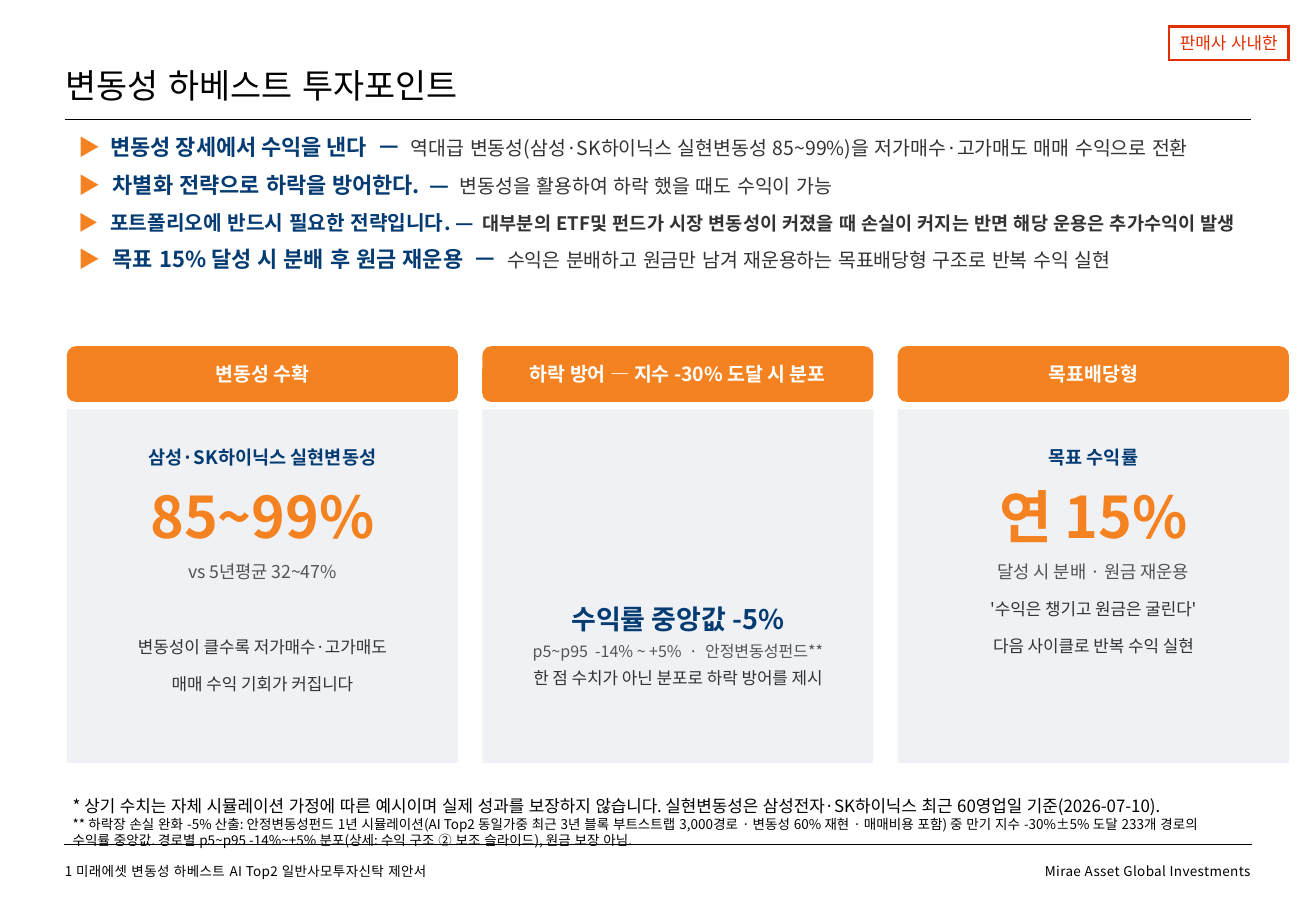
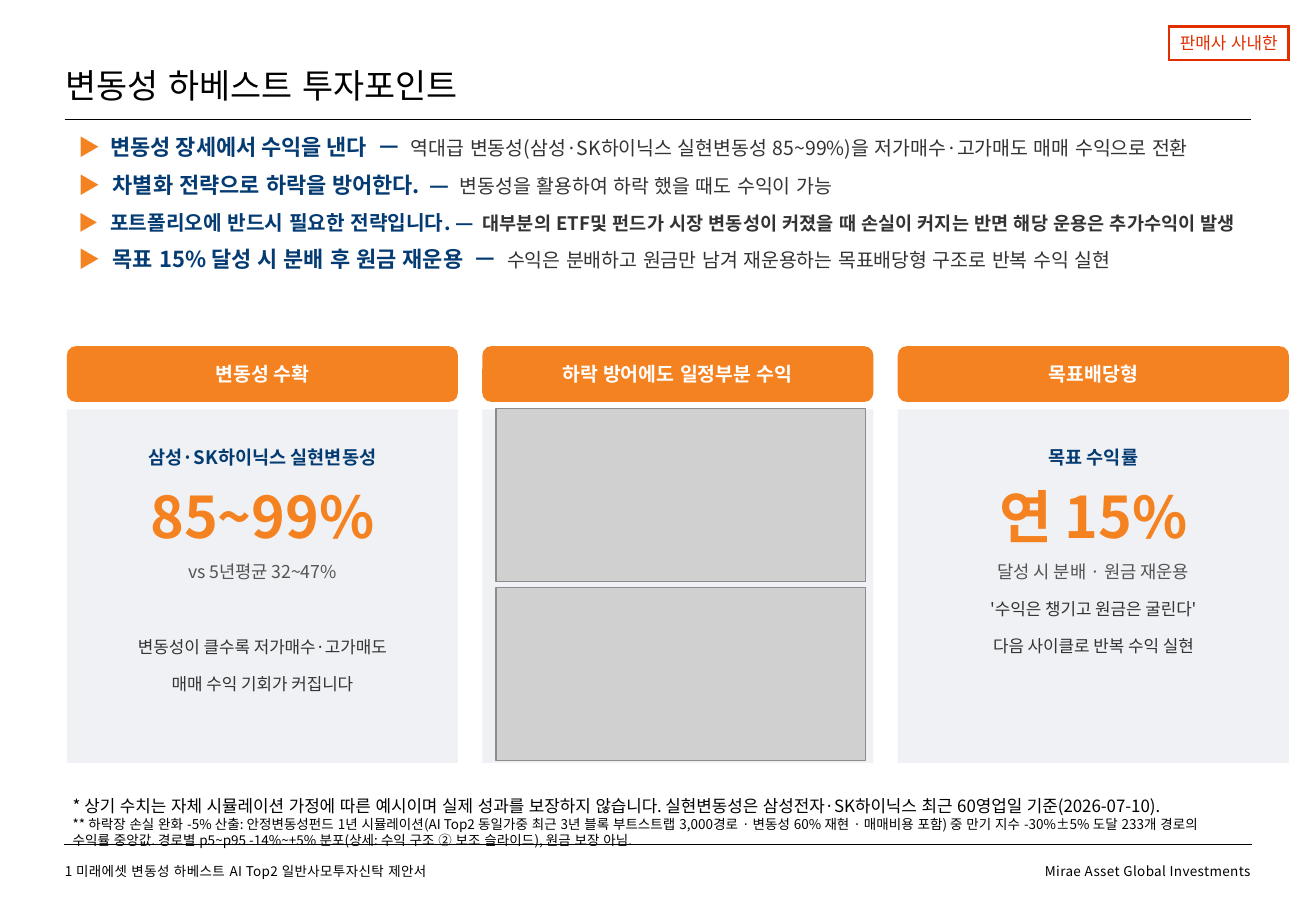
Before and after one commit to gamer383-bit/Volatility-Fund, a slide deck: slide 2 of 제안서/변동성하베스트_AITop2_제안서_v2_20260727.pptx. Drawn at 1316x911 pixels with LibreOffice and Linux fonts; fonts in the diff are those of the drawing; grey boxes stand for pictures. Boxes give left, top, right and bottom in pixels: in the first picture for what was removed or moved away, otherwise in the second. Text is boxed around its words. In the diff, an @@ line names an element or a change of style, - is before the commit and + after.

```diff
--- a/제안서/변동성하베스트_AITop2_제안서_v2_20260727.pptx
+++ b/제안서/변동성하베스트_AITop2_제안서_v2_20260727.pptx
@@ text in rounded rectangle at box(563, 364, 793, 383): text changed @@
-하락 방어 — 지수 -30% 도달 시 분포
+하락 방어에도 일정부분 수익
@@ picture added at box(496, 408, 865, 581) @@
@@ picture added at box(496, 588, 865, 762) @@
@@ text removed at box(533, 606, 823, 686) @@
-수익률 중앙값 -5%
-p5~p95 -14% ~ +5% · 안정변동성펀드**
-한 점 수치가 아닌 분포로 하락 방어를 제시
```
Also in this commit, not shown: 3 other files.
